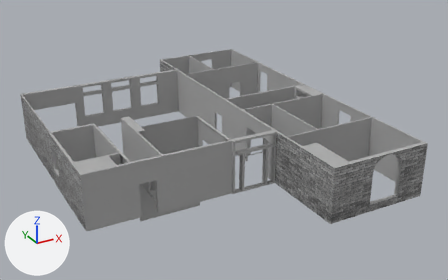
An edit to the Blender file Game 2/Assets/Blender Imports/FirstFloorWalls(Rooms Separated).blend, drawn before and after from the same camera.
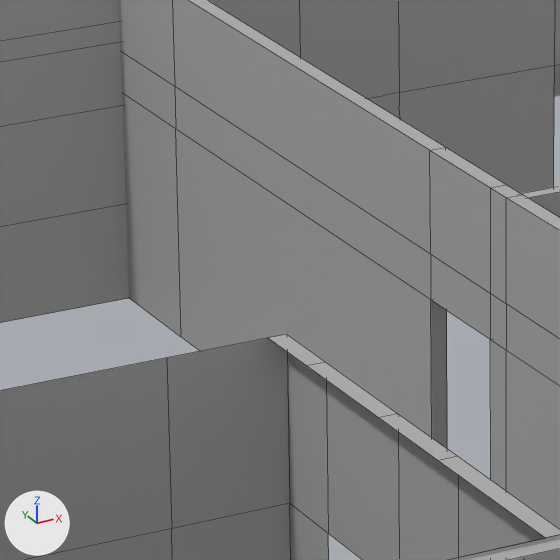
Each version appears first whole from a camera (50 mm lens) standing at (-16.5, -69.1, 32.9) and looking at (17.6, -7.1, 1.8), and next in a close-up on the part from 36% to 51% of the width and 27% to 51% of the height. Lighting does not change. The marker at lower left points along +X, +Y and +Z. The older version's two pictures come first. The close-ups show mesh edges as thin lines.

Names of what the first close-up shows: 'Guest Bathroom', 'Main Area Walls', 'Master Bedroom' and 3 more.
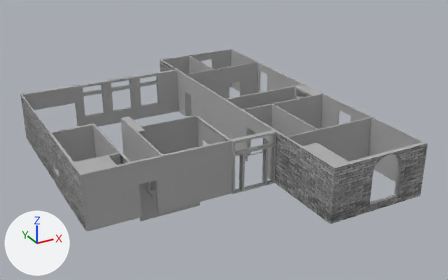
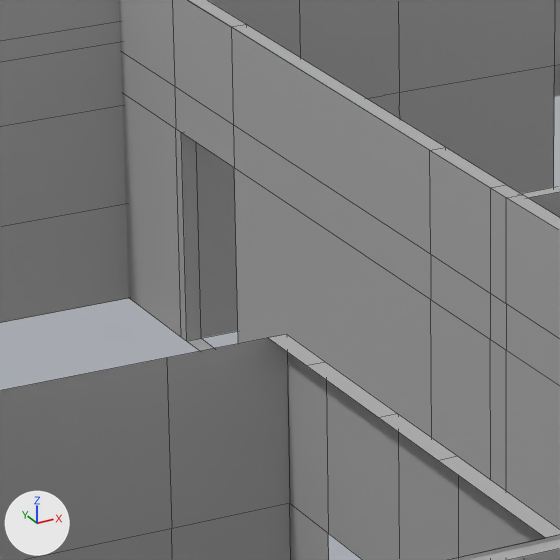
Changed parts and their boxes (x1, y1, x2, y2) in the close-ups (560 x 560 px):
'Master Bedroom', reshaped: before (189, 0, 560, 448); after (187, 0, 560, 351)
part 1 of me_plane_005, built on: before (189, 0, 447, 448); after (187, 0, 445, 351)
part 2 of me_plane_025, reshaped: before (172, 0, 432, 438); after (172, 0, 491, 480)

What changed in the scene script:
```text
Change me_plane_005:
    used by ob_master_bedroom; location = (16.4, -6.52, 2.87); rotation_euler = (1.571, 0.0, 0.0), in degrees (90, 0, 0)
    remove me_plane_005.from_pydata(...)  # 170 vertices, 94 faces, 1 loose edge; spans x 2.49..14.91, y -2.93..3.39, z -13.5..-1.63
    add me_plane_005.from_pydata(...)  # 180 vertices, 101 faces, 1 loose edge; spans x 2.49..14.91, y -2.93..3.39, z -13.5..-1.63
    me_plane_005 part 1
    2 vertices are removed from x 2.49, y 0.93, z -4.18..-2.25
    8 faces are deleted
    6 new vertices lie (0.0, 0.0, 0.21) away from vertices in x 2.49..2.77, y -2.88..3.39, z -13.41
    6 new vertices lie (0.0, 0.0, -6.98) away from vertices in x 2.49..2.77, y -2.88..3.39, z -4.18
    15 new faces join them
Change me_plane_025:
    used by ob_main_area_walls; location = (16.4, -6.52, 2.87); rotation_euler = (1.571, 0.0, 0.0), in degrees (90, 0, 0)
    remove me_plane_025.from_pydata(...)  # 318 vertices, 209 faces; spans x -19.4..2.8, y -8.4..3.5, z -16.1..10.1
    add me_plane_025.from_pydata(...)  # 330 vertices, 218 faces; spans x -19.4..2.8, y -8.4..3.5, z -16.1..10.1
    me_plane_025 part 2
    3 faces are deleted
    12 vertices are added at x 2.5..2.8, y -2.9..3.4, z -13.2..-11.1
    12 new faces join them
```
